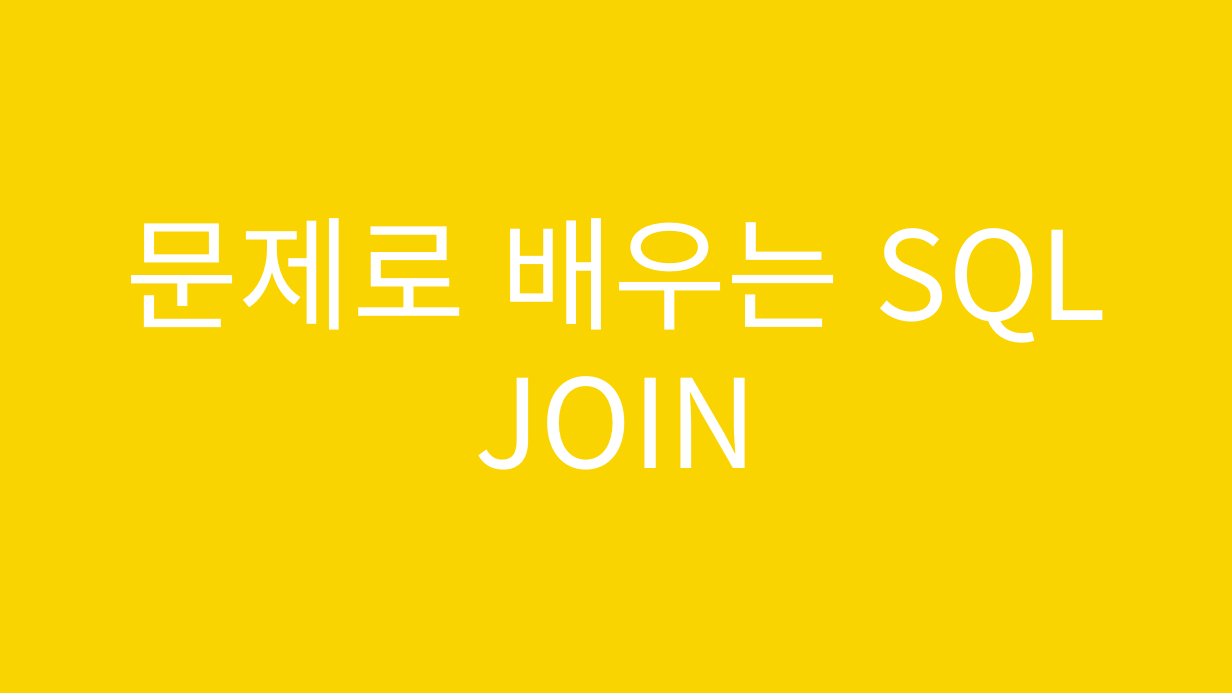
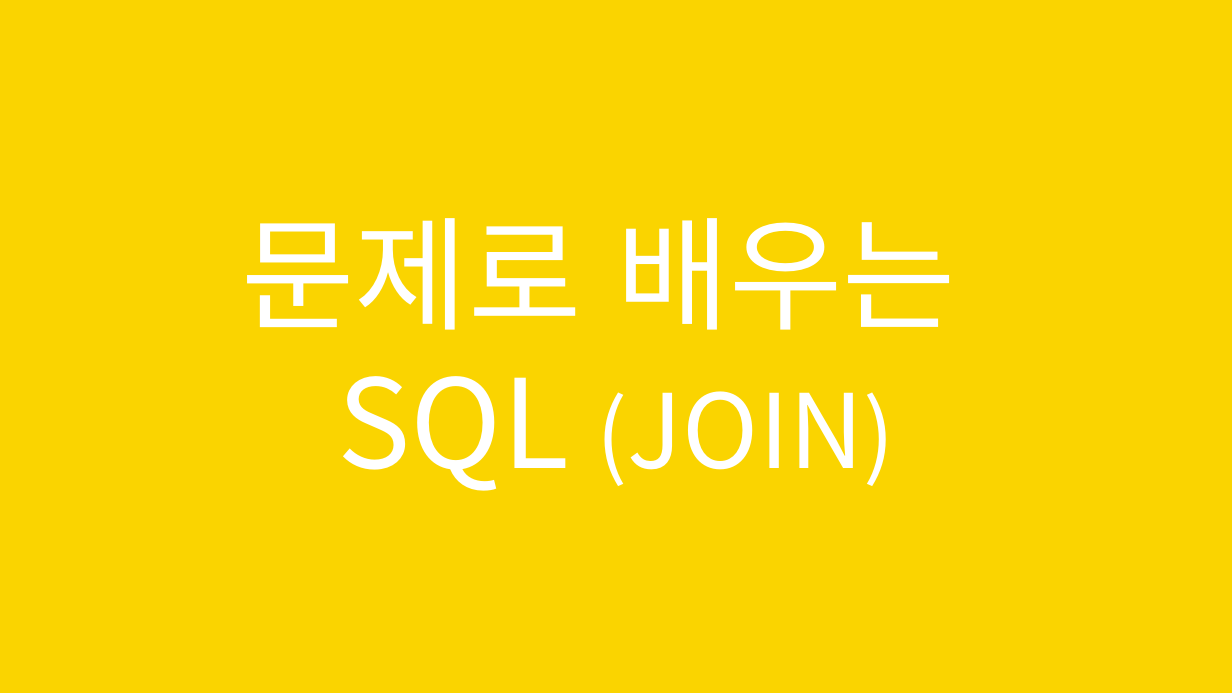
Before and after one commit to KoEonYack/Tistory-Coveant, a slide deck: slide 2 of Article/Lecture/문제로_배우는_SQL_join/img/img.pptx. Drawn at 1232x693 pixels with LibreOffice and Linux fonts; fonts in the diff are those of the drawing; background and template pictures are left out. Boxes give left, top, right and bottom in pixels: in the first picture for what was removed or moved away, otherwise in the second. Text is boxed around its words. In the diff, an @@ line names an element or a change of style, - is before the commit and + after.

```diff
--- a/Article/Lecture/문제로_배우는_SQL_join/img/img.pptx
+++ b/Article/Lecture/문제로_배우는_SQL_join/img/img.pptx
@@ text at [241,218,956,491]: text changed @@
-문제로 배우는 SQL JOIN
+문제로 배우는
+SQL (JOIN)
```
Also in this commit, not shown: 3 other files.
